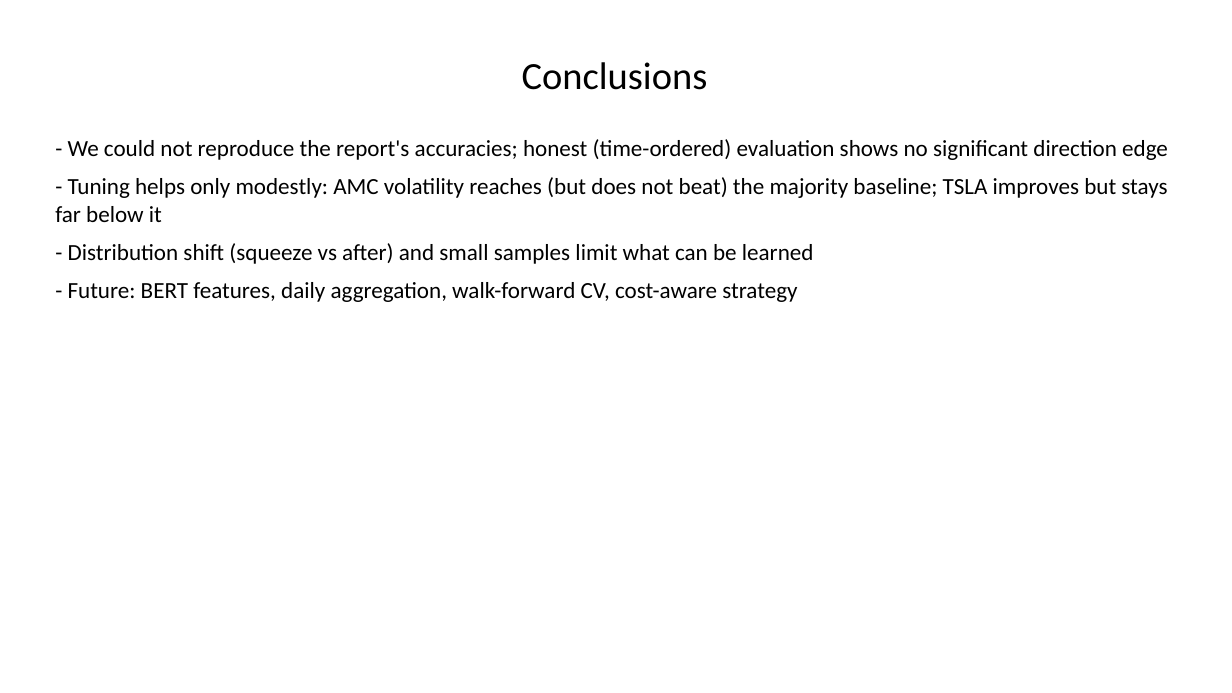
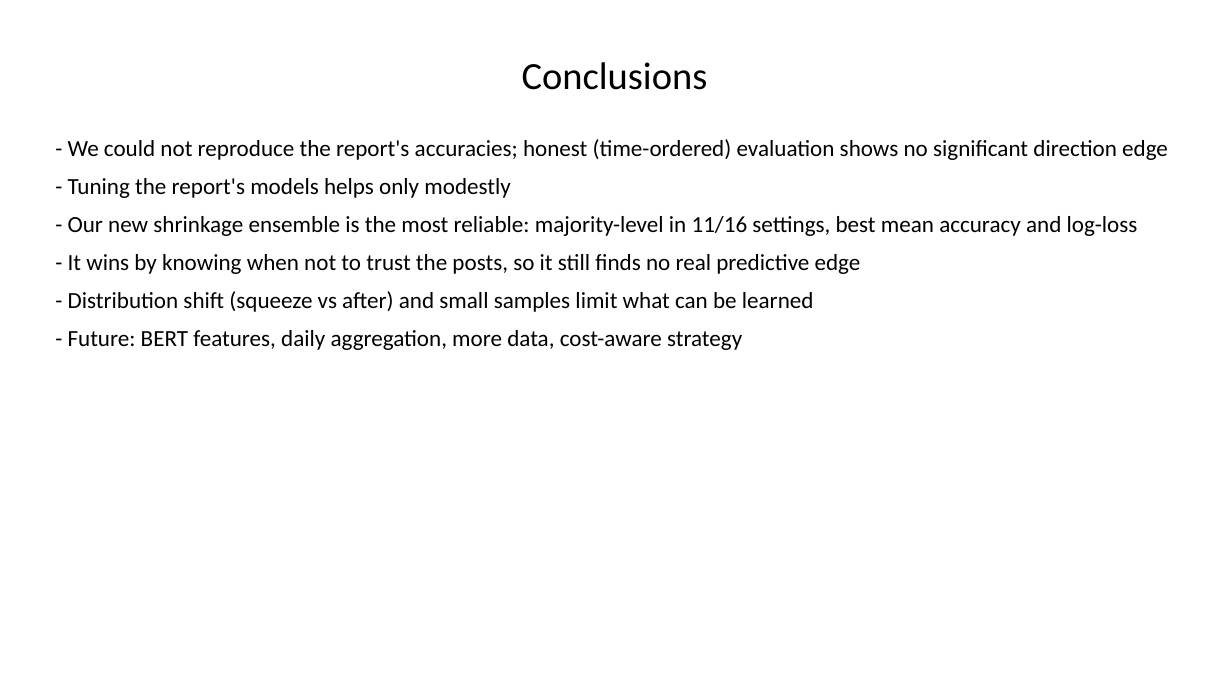
Before and after one commit to Prithvi-Aithal/wsb-market-prediction, a slide deck: slide 15 of docs/presentation.pptx (slide 12 before the commit). Drawn at 1232x693 pixels with LibreOffice and Linux fonts; fonts in the diff are those of the drawing. Boxes give left, top, right and bottom in pixels: in the first picture for what was removed or moved away, otherwise in the second. Text is boxed around its words. In the diff, an @@ line names an element or a change of style, - is before the commit and + after.

Commit message:
Add shrinkage ensemble model with forward-chaining CV tuning
New third model (models.ShrinkageEnsemble): soft vote of Newton logistic
regression, random forest, gradient boosting and Gaussian naive Bayes,
shrunk toward the training base rate (p = lam * p_vote + (1 - lam) * prior).
Count features are replaced by causal percentile ranks among the stock's
last 200 posts to remove the post-squeeze drift in engagement.

lam and the base learners' hyper-parameters are chosen by random search
over forward-chaining CV log-loss on train+val (tune_ensemble); the winner
is refit on train+val. Over 16 settings it matches or beats the majority
baseline in 11 (tuned report models: 6).

- run_experiments: ensemble metrics (accuracy, F1, log-loss, AUC), saved
  models, ensemble back-test and figures
- demo: prints ensemble probability; --quick tunes the ensemble live
- tests: 5 new tests for the ensemble and relative features
- docs, README, results and models regenerated

```diff
--- a/docs/presentation.pptx
+++ b/docs/presentation.pptx
@@ text at (x1=68, y1=178, x2=1138, y2=274): text changed @@
-- Tuning helps only modestly: AMC volatility reaches (but does not beat) the majority baseline; TSLA improves but stays far below it
+- Tuning the report's models helps only modestly
+- Our new shrinkage ensemble is the most reliable: majority-level in 11/16 settings, best mean accuracy and log-loss
+- It wins by knowing when not to trust the posts, so it still finds no real predictive edge
@@ text at (x1=68, y1=330, x2=742, y2=350): text changed @@
-- Future: BERT features, daily aggregation, walk-forward CV, cost-aware strategy
+- Future: BERT features, daily aggregation, more data, cost-aware strategy
```
Also in this commit, not shown: 5 other slides changed, 3 slides added, 22 other files.
